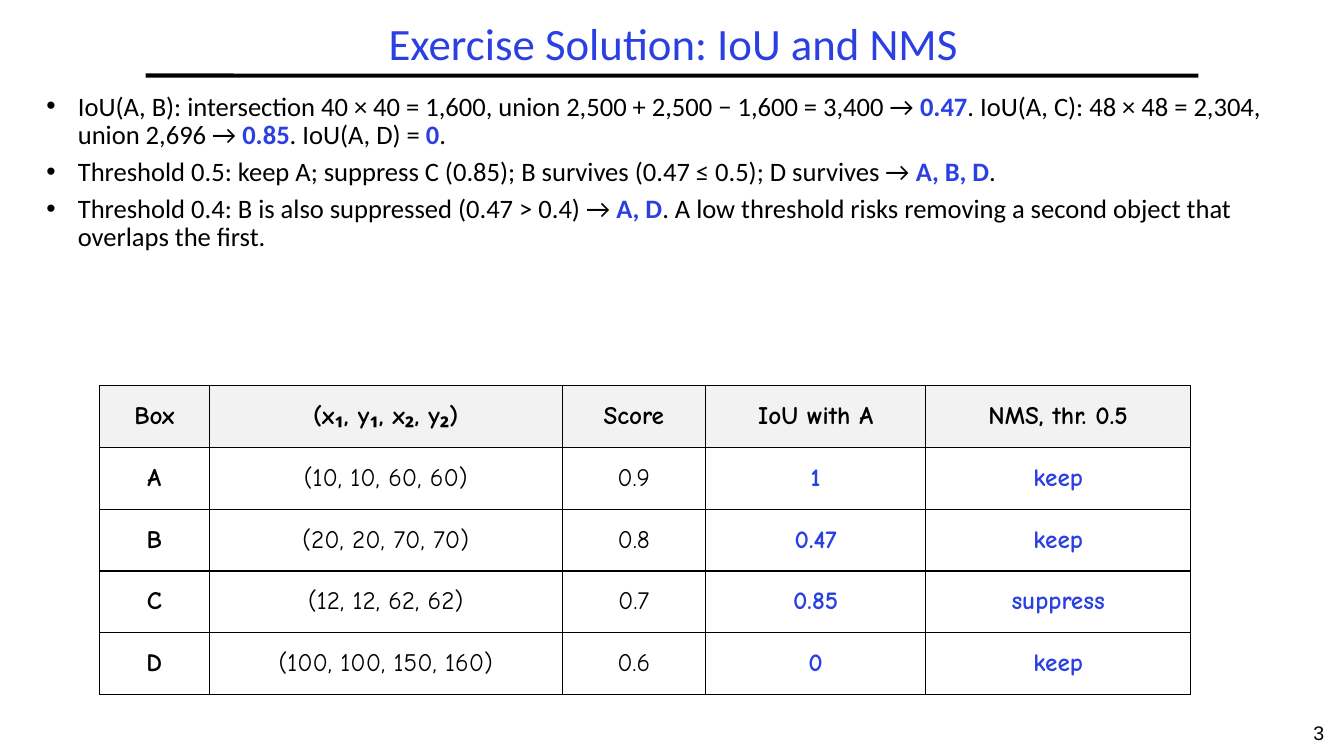
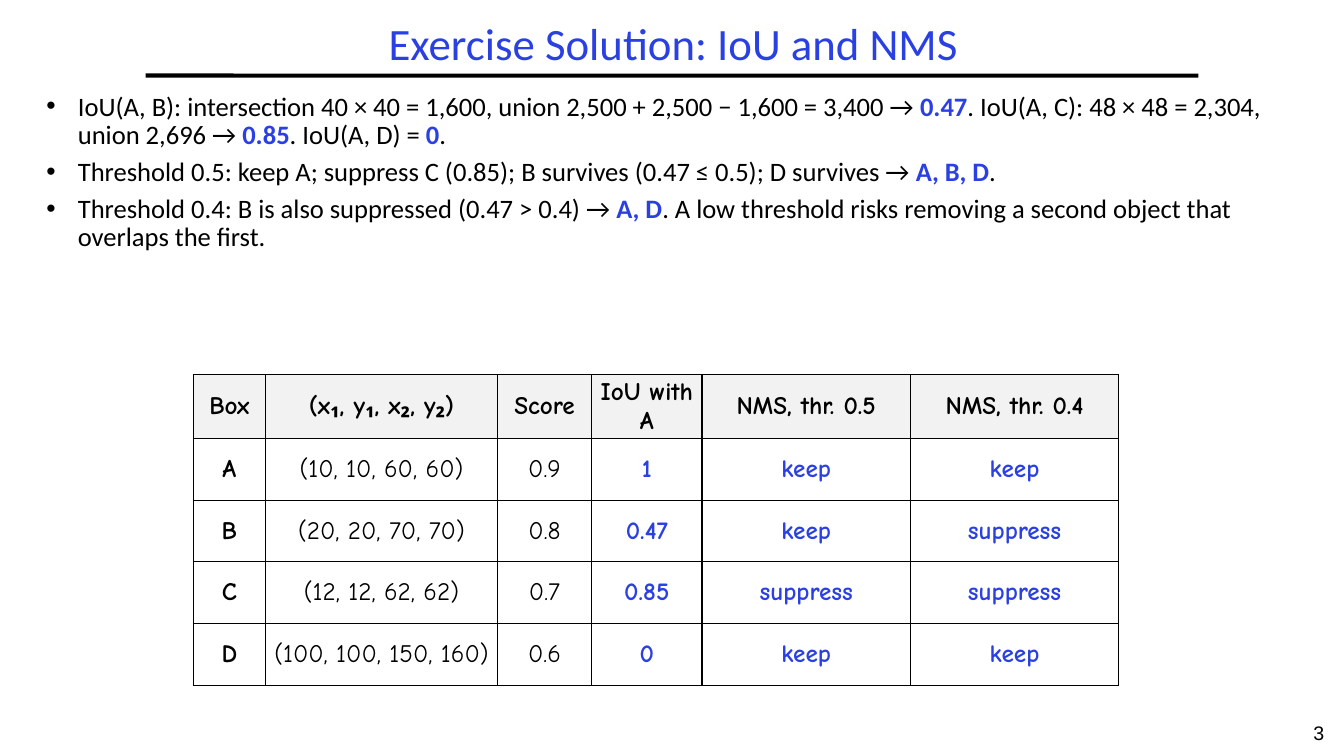
Before and after one commit to guhofstra/CSC144V, a slide deck: slide 3 of Exercises/L5-Exercises ANS.pptx. Drawn at 1344x756 pixels with LibreOffice and Linux fonts; fonts in the diff are those of the drawing. Boxes give left, top, right and bottom in pixels: in the first picture for what was removed or moved away, otherwise in the second. Text is boxed around its words. In the diff, an @@ line names an element or a change of style, - is before the commit and + after.

```diff
--- a/Exercises/L5-Exercises ANS.pptx
+++ b/Exercises/L5-Exercises ANS.pptx
@@ table at [194,375,1120,693] @@
+column 6: NMS, thr. 0.4 | keep | suppress | suppress | keep
@@ table: place and size @@
-table at [99,386,1190,695]
+table at [194,375,1120,693]
```
Also in this commit, not shown: 2 slides added, 7 other files.
